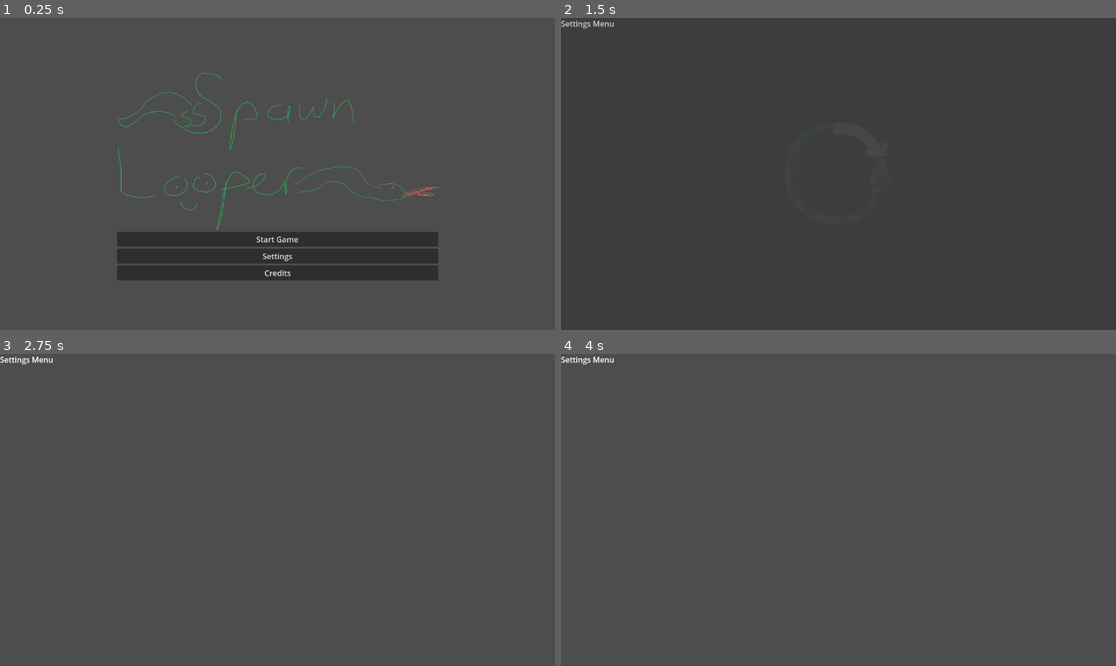
Above: before the commit, frames 1-4 (two rows, left to right).
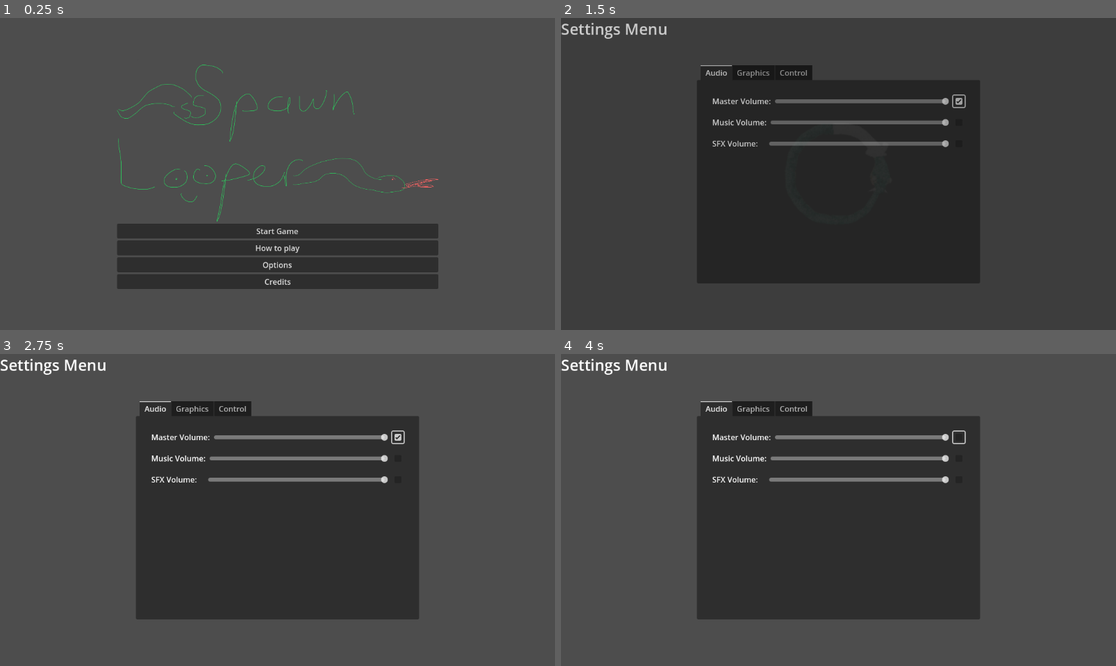
Above: after the commit, the same moments.

Repository: MrDreamhost/gmtk-jam-2025
Game: Godot game, scene res://ui/main_menu/main_menu.tscn
Same seed, same stepped clock (60 frames per second), same inputs: the game is played once before the commit and once after it. This scene is started directly instead of the project's main scene.
Inputs (mouse positions are in pixels of both pictures, inside the frame that each line leads up to):
- Up to frame 1 (0.25 s): no input
- Up to frame 2 (1.5 s): click "Settings" (after the commit: "Options") at 0.5 s; click (960, 102) at 1.27 s
- Up to frame 3 (2.75 s): tap Enter at 2 s; hold D (player_right) from 2.03 s (still down); tap Shift (set_spawn_point) at 2.1 s; tap Space (player_jump) at 2.27 s
- Up to frame 4 (4 s): tap R (reset_level) at 2.75, 3.5 s; tap Shift (set_spawn_point) at 2.85, 3.6 s; tap Space (player_jump) at 3.02 s; release D (player_right) at 3.53 s; hold A (player_left) from 3.53 s (still down)

The runs differ from the first frame. In frame 1, 5.9% of the frame differs, in the area x 21-79%, y 14-87%; in frame 2, 2.6%; in frame 3, 34%; in frame 4, 34%, in the area x 0-76%, y 0-86%.

Commit message:
small options_menu.tscn with audio volume slider

Diff:
--- /dev/null
+++ b/default_bus_layout.tres
@@ -0,0 +1,15 @@
+[gd_resource type="AudioBusLayout" format=3 uid="uid://dwer0s7lq4xev"]
+
+[resource]
+bus/1/name = &"Music"
+bus/1/solo = false
+bus/1/mute = false
+bus/1/bypass_fx = false
+bus/1/volume_db = 0.0
+bus/1/send = &"Master"
+bus/2/name = &"SFX"
+bus/2/solo = false
+bus/2/mute = false
+bus/2/bypass_fx = false
+bus/2/volume_db = 0.0
+bus/2/send = &"Master"
--- a/ui/main_menu/main_menu.gd
+++ b/ui/main_menu/main_menu.gd
@@ -5,8 +5,12 @@
 	LevelTransition.change_scene_to("res://game/main.tscn")
 
 
+func _on_how_to_play_button_pressed() -> void:
+	pass # Replace with function body.
+
+
 func _on_options_button_pressed() -> void:
-	LevelTransition.change_scene_to("res://ui/settings_menu/settings_menu.tscn")
+	LevelTransition.change_scene_to("res://ui/options_menu/options_menu.tscn")
 
 
 func _on_credits_button_pressed() -> void:
--- a/ui/main_menu/main_menu.tscn
+++ b/ui/main_menu/main_menu.tscn
@@ -27,14 +27,19 @@
 layout_mode = 2
 text = "Start Game"
 
-[node name="SettingsButton" type="Button" parent="."]
+[node name="HowToPlayButton" type="Button" parent="."]
 layout_mode = 2
-text = "Settings"
+text = "How to play"
+
+[node name="OptionsButton" type="Button" parent="."]
+layout_mode = 2
+text = "Options"
 
 [node name="CreditsButton" type="Button" parent="."]
 layout_mode = 2
 text = "Credits"
 
 [connection signal="pressed" from="StartButton" to="." method="_on_start_button_pressed"]
-[connection signal="pressed" from="SettingsButton" to="." method="_on_options_button_pressed"]
+[connection signal="pressed" from="HowToPlayButton" to="." method="_on_how_to_play_button_pressed"]
+[connection signal="pressed" from="OptionsButton" to="." method="_on_options_button_pressed"]
 [connection signal="pressed" from="CreditsButton" to="." method="_on_credits_button_pressed"]
--- /dev/null
+++ b/ui/options_menu/bus_volume_control.gd
@@ -0,0 +1,39 @@
+@tool
+extends Container
+
+
+@export var bus: Bus = Bus.MASTER
+@export var test_audio: AudioStream
+@export var min_volume_db: int = -60.0
+@export var max_volume_db: int = 0.0
+
+@onready var volume_slider = $VolumeSlider as HSlider
+
+enum Bus {
+	MASTER=0, MUSIC=1, SFX=2
+}
+
+
+# Called when the node enters the scene tree for the first time.
+func _ready():
+	$Label.text = AudioServer.get_bus_name(bus) + " Volume:"
+	$MutedCheckButton.button_pressed = AudioServer.is_bus_mute(bus)
+	$AudioStreamPlayer.stream = test_audio
+	$AudioStreamPlayer.bus = AudioServer.get_bus_name(bus)
+
+	volume_slider.min_value = min_volume_db
+	volume_slider.max_value = max_volume_db
+	volume_slider.value = AudioServer.get_bus_volume_db(bus)
+
+
+func _on_muted_check_button_toggled(toggled_on: bool):
+	AudioServer.set_bus_mute(bus, toggled_on)
+
+
+func _on_volume_slider_value_changed(value: float):
+	var muted = value <= min_volume_db
+	$MutedCheckButton.button_pressed = muted
+	AudioServer.set_bus_volume_db(bus, value)
+	AudioServer.set_bus_mute(bus, muted)
+	if(not $AudioStreamPlayer.playing):
+		$AudioStreamPlayer.play()
--- /dev/null
+++ b/ui/options_menu/bus_volume_control.tscn
@@ -0,0 +1,35 @@
+[gd_scene load_steps=2 format=3 uid="uid://5vtebhia4h4d"]
+
+[ext_resource type="Script" uid="uid://dpxw1ch2vuw3l" path="res://ui/options_menu/bus_volume_control.gd" id="1_lm8a4"]
+
+[node name="BusVolumeControl" type="HBoxContainer"]
+offset_right = 194.0
+offset_bottom = 28.0
+theme_override_constants/separation = 8
+script = ExtResource("1_lm8a4")
+
+[node name="Label" type="Label" parent="."]
+custom_minimum_size = Vector2(110, 0)
+layout_mode = 2
+size_flags_horizontal = 0
+text = "Master Volume:"
+
+[node name="VolumeSlider" type="HSlider" parent="."]
+custom_minimum_size = Vector2(78, 0)
+layout_mode = 2
+size_flags_horizontal = 3
+size_flags_vertical = 4
+min_value = -60.0
+max_value = 0.0
+step = 0.2
+value = -18.0
+ticks_on_borders = true
+
+[node name="MutedCheckButton" type="CheckBox" parent="."]
+layout_mode = 2
+size_flags_vertical = 4
+
+[node name="AudioStreamPlayer" type="AudioStreamPlayer" parent="."]
+
+[connection signal="value_changed" from="VolumeSlider" to="." method="_on_volume_slider_value_changed"]
+[connection signal="toggled" from="MutedCheckButton" to="." method="_on_muted_check_button_toggled"]
--- /dev/null
+++ b/ui/options_menu/options_menu.tscn
@@ -0,0 +1,87 @@
+[gd_scene load_steps=4 format=3 uid="uid://c5dup0yppydhr"]
+
+[ext_resource type="Script" uid="uid://deacq2sppfw43" path="res://ui/options_menu/options_menu.gd" id="1_cobfr"]
+[ext_resource type="PackedScene" uid="uid://5vtebhia4h4d" path="res://ui/options_menu/bus_volume_control.tscn" id="2_8h7tm"]
+
+[sub_resource type="LabelSettings" id="LabelSettings_8h7tm"]
+font_size = 32
+
+[node name="OptionsMenu" type="Control"]
+layout_mode = 3
+anchors_preset = 15
+anchor_right = 1.0
+anchor_bottom = 1.0
+grow_horizontal = 2
+grow_vertical = 2
+script = ExtResource("1_cobfr")
+
+[node name="Label" type="Label" parent="."]
+layout_mode = 0
+offset_right = 40.0
+offset_bottom = 23.0
+text = "Settings Menu"
+label_settings = SubResource("LabelSettings_8h7tm")
+
+[node name="TabContainer" type="TabContainer" parent="."]
+layout_mode = 1
+anchors_preset = 8
+anchor_left = 0.5
+anchor_top = 0.5
+anchor_right = 0.5
+anchor_bottom = 0.5
+offset_left = -294.0
+offset_top = -226.5
+offset_right = 294.0
+offset_bottom = 226.5
+grow_horizontal = 2
+grow_vertical = 2
+current_tab = 0
+
+[node name="Audio" type="MarginContainer" parent="TabContainer"]
+layout_mode = 2
+theme_override_constants/margin_left = 32
+theme_override_constants/margin_top = 32
+theme_override_constants/margin_right = 32
+theme_override_constants/margin_bottom = 32
+metadata/_tab_index = 0
+
+[node name="VBoxContainer" type="VBoxContainer" parent="TabContainer/Audio"]
+layout_mode = 2
+theme_override_constants/separation = 20
+
+[node name="MasterBusVolumeControl" parent="TabContainer/Audio/VBoxContainer" instance=ExtResource("2_8h7tm")]
+layout_mode = 2
+
+[node name="MusicBusVolumeControl" parent="TabContainer/Audio/VBoxContainer" instance=ExtResource("2_8h7tm")]
+layout_mode = 2
+bus = 1
+
+[node name="SfxBusVolumeControl" parent="TabContainer/Audio/VBoxContainer" instance=ExtResource("2_8h7tm")]
+layout_mode = 2
+bus = 2
+
+[node name="Graphics" type="MarginContainer" parent="TabContainer"]
+visible = false
+layout_mode = 2
+theme_override_constants/margin_left = 32
+theme_override_constants/margin_top = 32
+theme_override_constants/margin_right = 32
+theme_override_constants/margin_bottom = 32
+metadata/_tab_index = 1
+
+[node name="Label" type="Label" parent="TabContainer/Graphics"]
+layout_mode = 2
+text = "Graphis"
+
+[node name="Control" type="MarginContainer" parent="TabContainer"]
+visible = false
+layout_mode = 2
+theme_override_constants/margin_left = 32
+theme_override_constants/margin_top = 32
+theme_override_constants/margin_right = 32
+theme_override_constants/margin_bottom = 32
+metadata/_tab_index = 2
+
+[node name="Label" type="Label" parent="TabContainer/Control"]
+layout_mode = 2
+text = "Control"
--- a/ui/settings_menu/settings_menu.tscn
+++ /dev/null
@@ -1,18 +0,0 @@
-[gd_scene load_steps=2 format=3 uid="uid://c5dup0yppydhr"]
-
-[ext_resource type="Script" uid="uid://deacq2sppfw43" path="res://ui/settings_menu/settings_menu.gd" id="1_cobfr"]
-
-[node name="SettingsMenu" type="Control"]
-layout_mode = 3
-anchors_preset = 15
-anchor_right = 1.0
-anchor_bottom = 1.0
-grow_horizontal = 2
-grow_vertical = 2
-script = ExtResource("1_cobfr")
-
-[node name="Label" type="Label" parent="."]
-layout_mode = 0
-offset_right = 40.0
-offset_bottom = 23.0
-text = "Settings Menu"
Not shown, added: ui/options_menu/bus_volume_control.gd.uid
Renamed: ui/credits_menu/credits_menu.gd -> ui/options_menu/options_menu.gd
Renamed: ui/settings_menu/settings_menu.gd.uid -> ui/options_menu/options_menu.gd.uid
